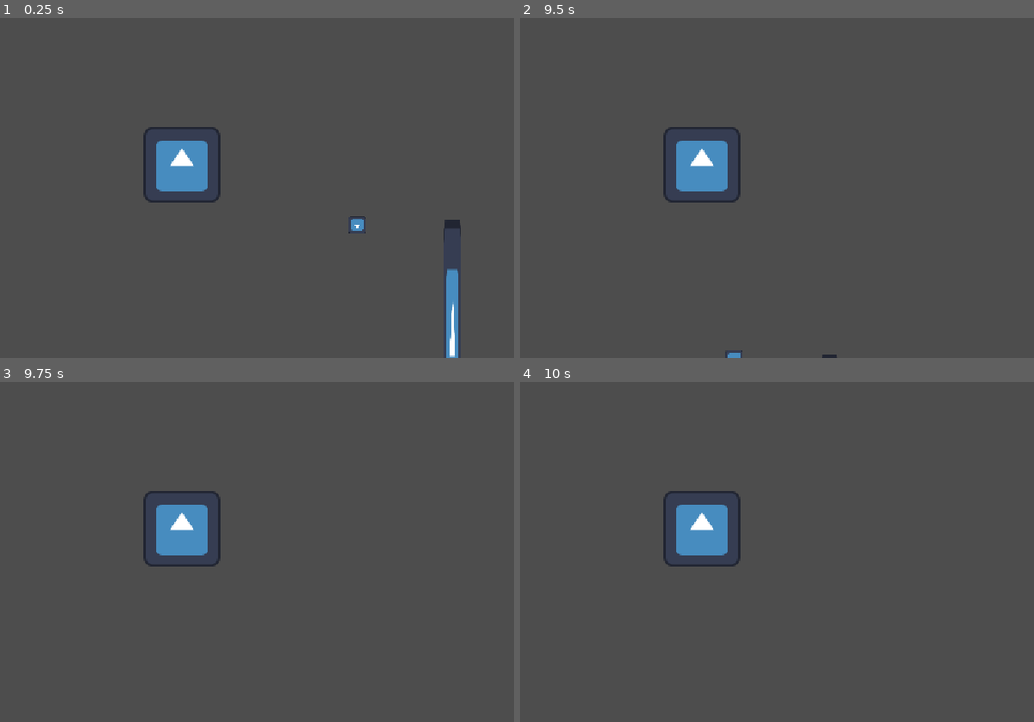
Above: before the commit, frames 1-4 (two rows, left to right).
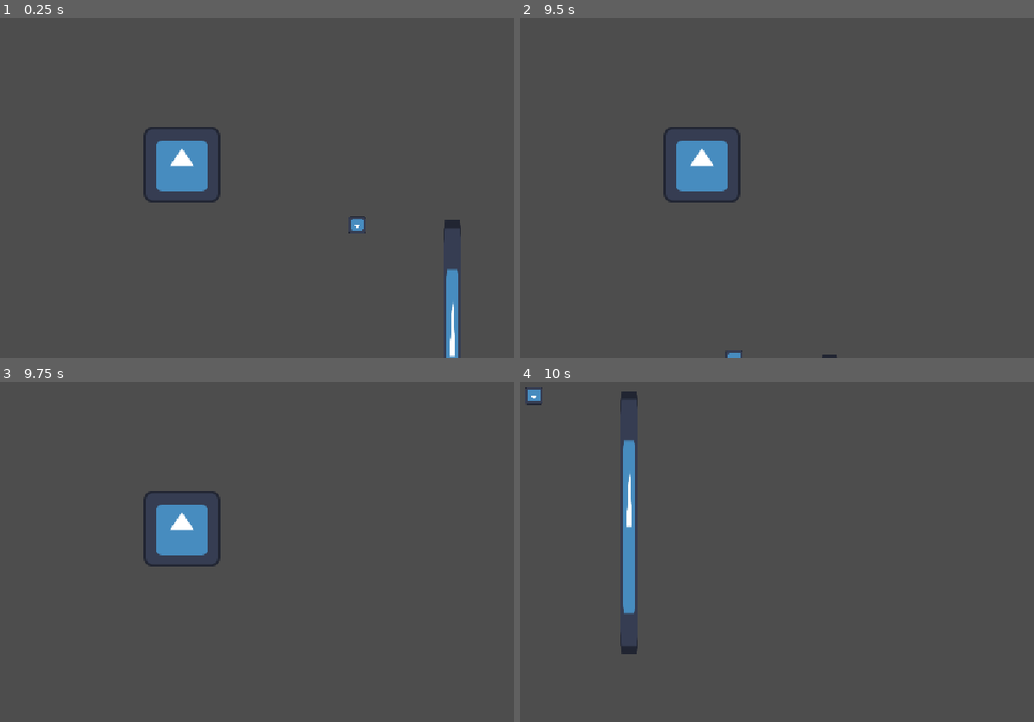
Above: after the commit, the same moments.

Repository: ChrisOnions/Gamejam26gmtk
Game: Godot game, scene res://scenes/main.tscn
Two runs of this game, one before a commit and one after it. Both use one fixed random seed, a clock stepped at 60 frames per second and the inputs below. The engine's default icon, where the game draws it, is replaced by a stand-in: a white triangle on a blue panel in a dark square.
Inputs:
- Up to frame 1 (0.25 s): no input
- Up to frame 2 (9.5 s): tap Enter at 0.5, 2.75, 4.25 s; hold W (Move_UP) 0.53-2.03 s; tap Space at 2, 3.5, 5 s; hold A (Move_Left) 2.03-3.53 s; hold S (Move_Down) 3.53-4.28 s; hold D (Move_Right) 4.28-5.03 s; hold W (Move_UP) 5.03-5.78 s; hold D (Move_Right) 5.78-8.03 s; hold S (Move_Down) 8.03-8.78 s; hold A (Move_Left) from 8.78 s (still down)
- Up to frame 3 (9.75 s): release A (Move_Left) at 9.53 s; hold W (Move_UP) from 9.53 s (still down)
- Up to frame 4 (10 s): keep holding W (Move_UP)

Frames 1-3 are identical in both runs. In frame 4, 3.4% of the frame differs, in the area x 1-43%, y 1-81%.

Commit message:
remove while loop
updated player script to remove while loops

Diff:
--- a/scenes/entities/sand_waterfall.gd
+++ b/scenes/entities/sand_waterfall.gd
@@ -1,10 +1,9 @@
 extends Node2D
 
 func _on_area_2d_body_entered(body: Node2D) -> void:
-	if body is PLAYER and not body.Sand_refilling:
-		print("refilling")
-		body.refill_sand()
+	if body is PLAYER :#and not body.Sand_refilling:
+		body.is_refilling = true
 
 func _on_area_2d_body_exited(body: Node2D) -> void:
 	if body is PLAYER:
-		body.Sand_refilling = false
+		body.is_refilling = false
--- a/scenes/player/Player_2d.tscn
+++ b/scenes/player/Player_2d.tscn
@@ -20,7 +20,6 @@
 texture = ExtResource("2_ie5yh")
 
 [node name="Head_Timer" type="Timer" parent="." unique_id=559009034]
-autostart = true
 
 [node name="Flip_Timer" type="Timer" parent="." unique_id=1156739409]
 
--- a/scenes/player/player_2d.gd
+++ b/scenes/player/player_2d.gd
@@ -1,30 +1,30 @@
 extends CharacterBody2D
 class_name PLAYER
 
+@export var sprite_2d: Sprite2D
+@export var max_sand: float = 10.0
+@export var drain_rate: float = 1.0     # sand lost per second
+@export var refill_rate: float = 4.0    # sand gained per second while in waterfall
 
-@export var sprite_2d: Sprite2D
+var current_sand: float
+var is_refilling: bool = false
 
-@onready var head_timer: Timer = $Head_Timer
-@onready var flip_timer: Timer = $Flip_Timer
-
-@export var max_sand: float
-var current_sand: float
-
-var Sand_refilling : bool = true
-
-var Player_2d : CharacterBody2D
 const SPEED = 300.0
 
 func _ready() -> void:
 	current_sand = max_sand
-	Sand_refilling = false
 	GameManager.player = self
 
 func _physics_process(delta: float) -> void:
-	if flip_timer.time_left > 0:
-		print("Flip - " , int(flip_timer.time_left))
-	elif head_timer.time_left > 0:
-		print("Head - " ,int(head_timer.time_left))
+	if is_refilling:
+		current_sand = min(current_sand + refill_rate * delta, max_sand)
+	else:
+		current_sand = max(current_sand - drain_rate * delta, 0.0)
+		if current_sand <= 0.0:
+			player_death()
+
+	print(current_sand)  # swap for a sprite/UI update later
+
 	var input_dir := Input.get_vector("Move_Left", "Move_Right", "Move_UP", "Move_Down")
 	if input_dir:
 		velocity = input_dir * SPEED
@@ -35,24 +35,11 @@
 func add_sand():
 	max_sand += 1
 
-func refill_sand():
-	flip_timer.stop()
-	Sand_refilling = true
-	while Sand_refilling and current_sand < max_sand:
-		current_sand += 0.5
-		if current_sand >= max_sand:
-			current_sand = max_sand
-			Sand_refilling = false
-		await get_tree().create_timer(0.05).timeout
-	head_timer.start(max_sand)
+func start_refill() -> void:
+	is_refilling = true
+
+func stop_refill() -> void:
+	is_refilling = false
 
 func player_death():
 	queue_free()
-
-func _on_head_timer_timeout() -> void:
-	head_timer.stop()
-	flip_timer.start(max_sand)
-
-func _on_flip_timer_timeout() -> void:
-	flip_timer.stop()
-	player_death()
